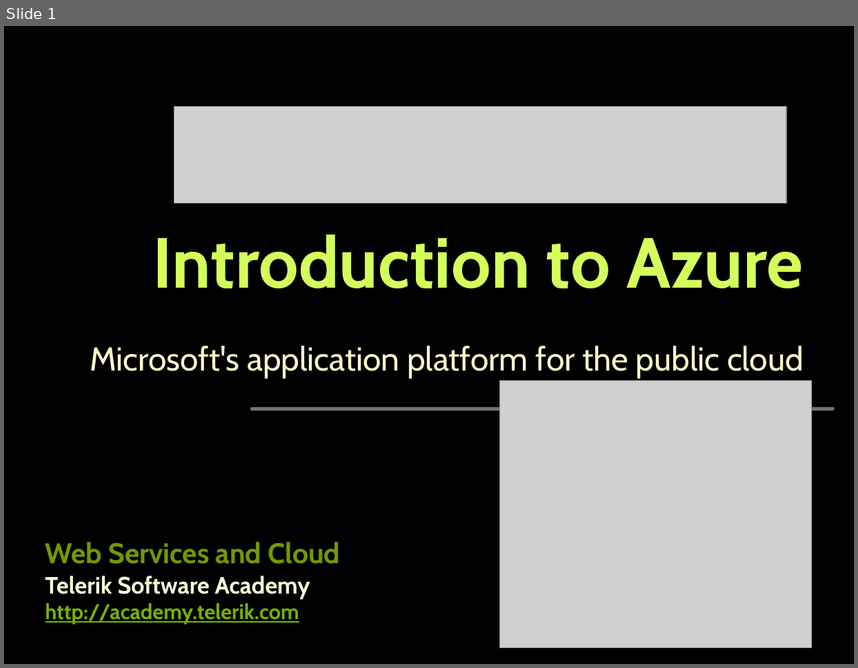
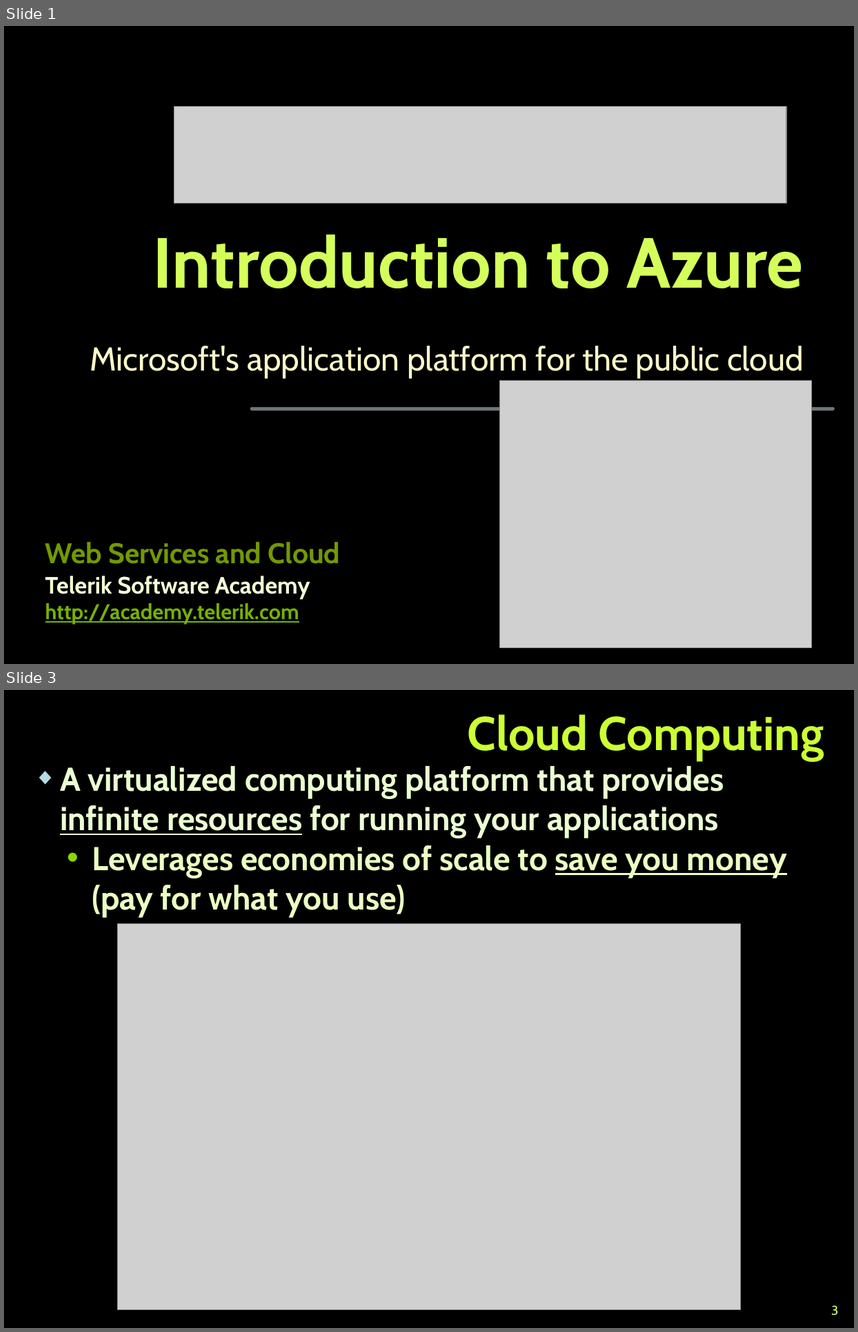
Before and after one commit to TelerikAcademy/Web-Services-and-Cloud, a slide deck: 09. Intro-to-Azure/Intro-to-Azure.pptx. Shown one above the other, each under a label of ours: slide 1 before the commit, slides 1 and 3 after it; the slides between them are not shown. The pictures are 858x668 and 858x1332 pixels, drawn with LibreOffice and Linux fonts; fonts in the diff are those of the drawing; grey boxes stand for pictures; background and template pictures are left out. Boxes give left, top, right and bottom in pixels: in the first picture for what was removed or moved away, otherwise in the second. Text is boxed around its words. In the diff, an @@ line names an element or a change of style, - is before the commit and + after.

```diff
--- a/09. Intro-to-Azure/Intro-to-Azure.pptx
+++ b/09. Intro-to-Azure/Intro-to-Azure.pptx
@@ slide 3 added at (4, 690, 854, 1328), background picture (left out) @@
@@ title added at (468, 714, 824, 760), 40 pt, text #CCFF33, bold @@
+Cloud Computing
@@ text added at (60, 766, 787, 918), 28 pt, text #EBFFD2, bold @@
+◆ A virtualized computing platform that provides infinite resources for running your applications
+  • Leverages economies of scale to save you money (pay for what you use)
@@ picture added at (117, 924, 740, 1310) @@
@@ page number added at (831, 1305, 838, 1315), 11 pt, text #CCFF66 @@
+3
```
Also in this commit, not shown: 1 slide changed, 12 other slides added, 1 slide removed.
